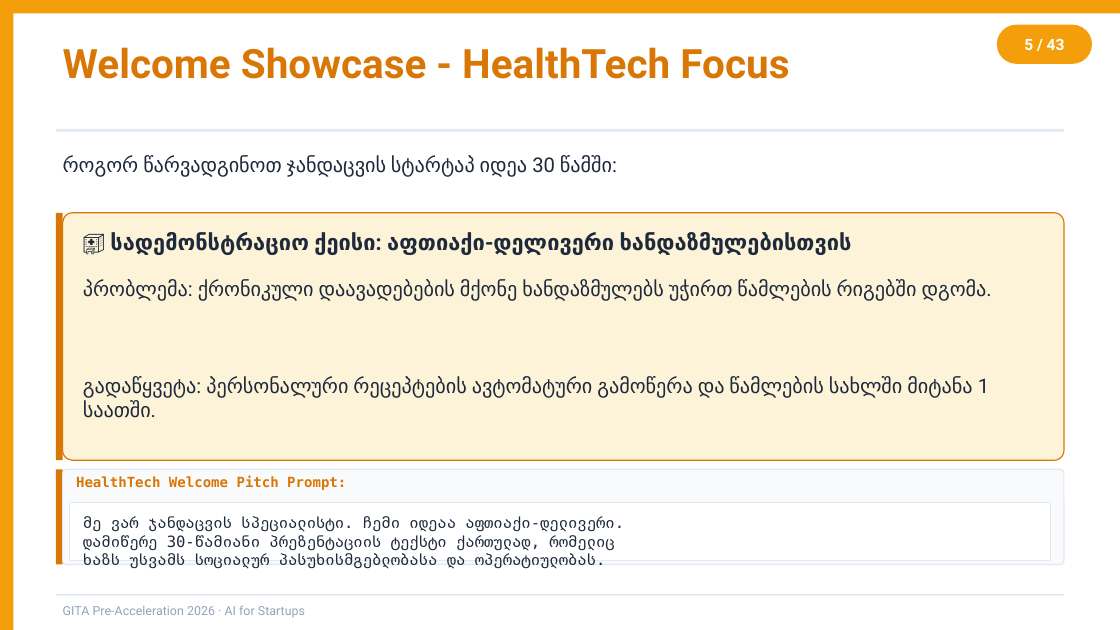
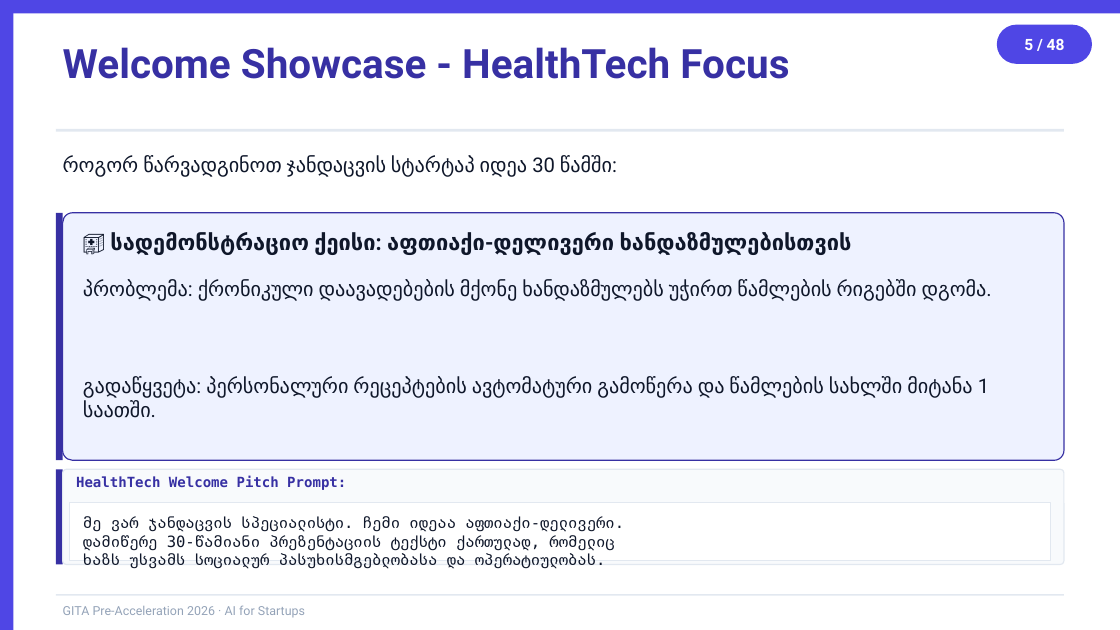
Before and after one commit to basilaia123/ai2026, a slide deck: slide 5 of GITA/Pre-Acceleration/2026-5h-AI-for-Startups/day1-slides.pptx. Drawn at 1120x630 pixels with LibreOffice and Linux fonts; fonts in the diff are those of the drawing. Boxes give left, top, right and bottom in pixels: in the first picture for what was removed or moved away, otherwise in the second. Text is boxed around its words. In the diff, an @@ line names an element or a change of style, - is before the commit and + after.

```diff
--- a/GITA/Pre-Acceleration/2026-5h-AI-for-Startups/day1-slides.pptx
+++ b/GITA/Pre-Acceleration/2026-5h-AI-for-Startups/day1-slides.pptx
@@ fill #F59E0B to #4F46E5 in 3 elements at (0, 0, 13, 629), (0, 0, 1120, 13), (997, 25, 1092, 64) @@
@@ text "Welcome Showcase - HealthTech Focus" at (63, 47, 789, 79): text colour #D97706 to #3730A3 @@
@@ text in rounded rectangle at (1024, 39, 1065, 50): text changed @@
-5 / 43
+5 / 48
@@ rectangle at (56, 213, 63, 460): fill #D97706 to #3730A3 @@
@@ rounded rectangle at (63, 213, 1064, 460): fill #FDF3D8 to #EEF2FF; outline #D97706 0.75 pt to #3730A3 0.75 pt @@
@@ rectangle at (56, 469, 63, 564): fill #D97706 to #3730A3 @@
@@ text "HealthTech Welcome Pitch Prompt:" at (76, 476, 346, 490): text colour #D97706 to #3730A3 @@
@@ text colour #1E293B to #0F172A in 5 elements at (63, 156, 612, 177), (110, 232, 852, 255), (83, 280, 987, 301), (83, 376, 989, 418), (83, 516, 624, 569) @@
```
Also in this commit, not shown: 41 other slides changed, 6 slides added, 1 slide removed, 6 other files.
